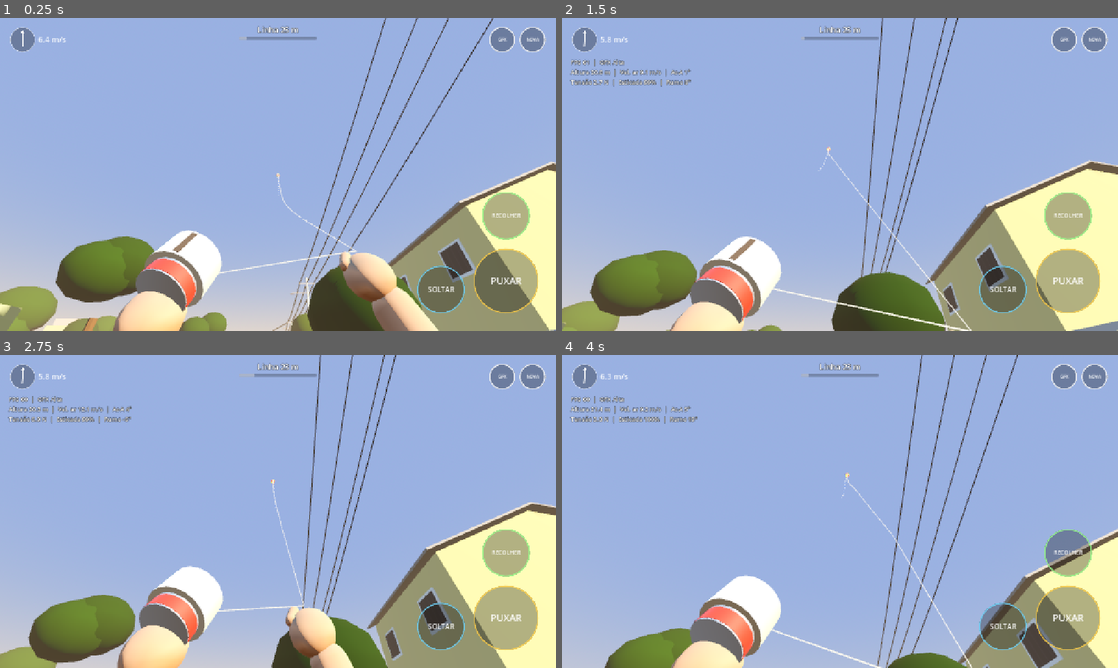
Above: before the commit, frames 1-4 (two rows, left to right).
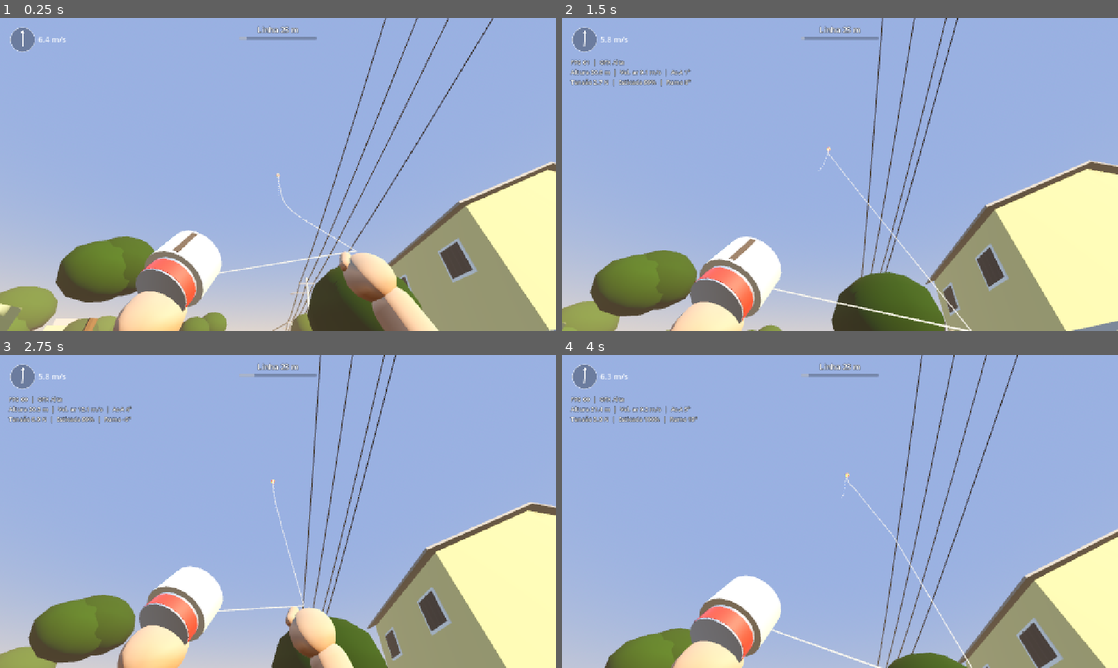
Above: after the commit, the same moments.

Repository: RenanSantosF/Pipa
Game: Godot game, scene res://src/main/main.tscn
Two runs of this game, one before a commit and one after it. Both use one fixed random seed, a clock stepped at 60 frames per second and the inputs below.
Inputs (mouse positions are in pixels of both pictures, inside the frame that each line leads up to):
- Up to frame 1 (0.25 s): no input
- Up to frame 2 (1.5 s): tap Enter at 0.5 s; move the mouse to (962, 158) at 0.52 s; hold D (move_right) 0.53-1.25 s; hold Space (kite_pull) 0.53-1.25 s; click (962, 158) at 0.67 s; drag from (728, 190) to (812, 237) at 1.27 s
- Up to frame 3 (2.75 s): move the mouse to (333, 442) at 2.02 s; hold D (move_right) from 2.03 s (still down); hold Q (kite_reel) from 2.03 s (still down)
- Up to frame 4 (4 s): release D (move_right) at 2.75 s; release Q (kite_reel) at 2.75 s; drag from (812, 574) to (673, 464) at 2.77 s; move the mouse to (1006, 558) at 3.52 s; hold A (move_left) from 3.53 s (still down); hold Space (kite_pull) from 3.53 s (still down)

The runs differ from the first frame. In frame 1, 4.5% of the frame differs, in the area x 75-99%, y 2-95%; in frame 2, 4.5%; in frame 3, 4.4%; in frame 4, 4.6%.
Error before the commit: Parse Error: Class "VirtualJoystick" hides a native class. (res://src/input/virtual_joystick.gd:1)

Commit message:
Renomeia VirtualJoystick para TouchJoystick (conflito com classe nativa do Godot 4.7)
Co-Authored-By: Claude Opus 5.5 <noreply@anthropic.com>
Claude-Session: https://claude.ai/code/session_01X9Ygheu9WefzxXPTKEdWfa

Diff:
--- a/src/input/touch_controls.gd
+++ b/src/input/touch_controls.gd
@@ -9,7 +9,7 @@
 signal reset_pressed
 signal quality_pressed
 
-@onready var joystick: VirtualJoystick = $Joystick
+@onready var joystick: TouchJoystick = $Joystick
 @onready var pull_button: TouchButton = $PullButton
 @onready var release_button: TouchButton = $ReleaseButton
 @onready var reel_button: TouchButton = $ReelButton
--- a/src/input/touch_controls.tscn
+++ b/src/input/touch_controls.tscn
@@ -1,7 +1,7 @@
 [gd_scene format=3]
 
 [ext_resource type="Script" path="res://src/input/touch_controls.gd" id="1_tc"]
-[ext_resource type="Script" path="res://src/input/virtual_joystick.gd" id="2_vj"]
+[ext_resource type="Script" path="res://src/input/touch_joystick.gd" id="2_vj"]
 [ext_resource type="Script" path="res://src/input/touch_button.gd" id="3_tb"]
 
 [node name="TouchControls" type="Control"]
--- a/src/input/virtual_joystick.gd
+++ b/src/input/touch_joystick.gd
@@ -1,4 +1,4 @@
-class_name VirtualJoystick
+class_name TouchJoystick
 extends Control
 ## Joystick dinâmico: aparece onde o polegar toca. Só desenha e calcula o vetor;
 ## o roteamento dos toques (multitoque) é feito por TouchControls.
Not shown, changed: docs/ARQUITETURA.md
